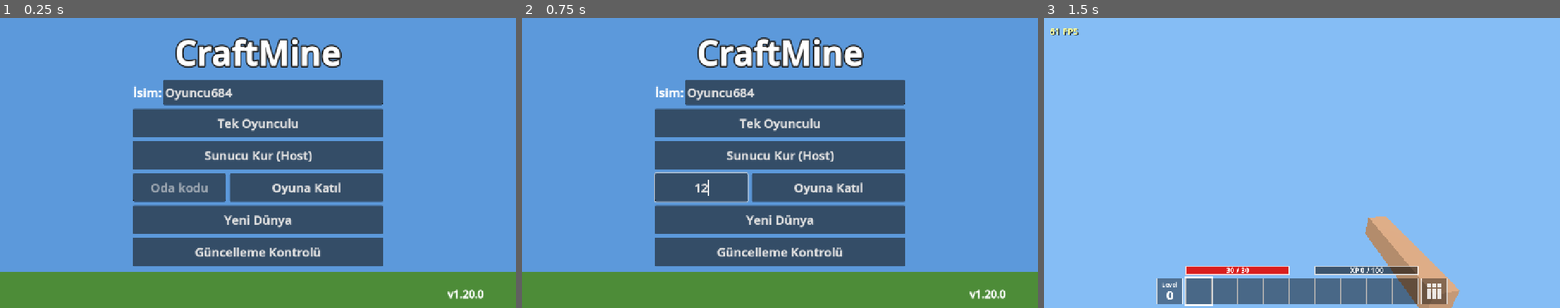
Above: before the commit, frames 1-3 (left to right).
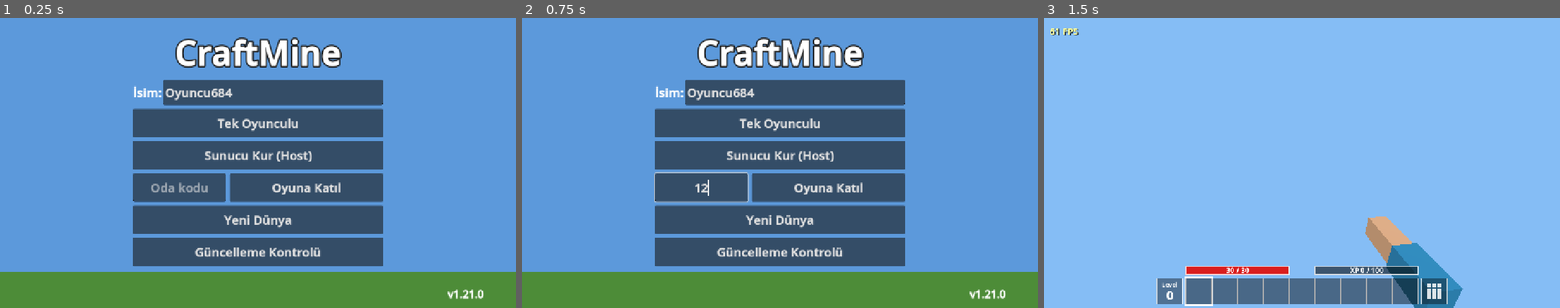
Above: after the commit, the same moments.

Repository: ozguryilmazz/CraftMine
Game: Godot game, scene res://scenes/main_menu.tscn
The game is run twice, just before and just after one commit, with the same random seed, the same clock (stepped at 60 frames per second) and the same inputs.
Inputs (mouse positions are in pixels of both pictures, inside the frame that each line leads up to):
- Up to frame 1 (0.25 s): no input
- Up to frame 2 (0.75 s): click (702, 186) at 0.52 s; type "12" at 0.6 s
- Up to frame 3 (1.5 s): click "Tek Oyunculu" at 1.25 s

The runs differ from the first frame. In frame 1, less than 0.1% of the frame differs, in the area x 90-92%, y 93-97%; in frame 2, less than 0.1%; in frame 3, 2.0%, in the area x 66-82%, y 77-100%.

Commit message:
Kol vuruş hareketi, tişört kolu, mobların suya kaçmaması, yeni eşya simgeleri (v1.21.0)
Co-Authored-By: Claude Fable 5.2 <noreply@anthropic.com>

Diff:
--- a/project.godot
+++ b/project.godot
@@ -7,7 +7,7 @@
 [application]
 
 config/name="CraftMine"
-config/version="1.20.0"
+config/version="1.21.0"
 run/main_scene="res://scenes/main_menu.tscn"
 config/features=PackedStringArray("4.5", "GL Compatibility")
 boot_splash/bg_color=Color(0.12, 0.16, 0.22, 1)
--- a/scripts/mobs/mob.gd
+++ b/scripts/mobs/mob.gd
@@ -42,6 +42,8 @@
 var _state_time := 1.0
 var _dir := Vector3.ZERO
 var _flee_from := Vector3.ZERO
+var _flee_pick := 0.0
+var _flee_side := 1.0
 var _phase := 0.0
 
 
@@ -309,6 +311,7 @@
 		_state = "flee"
 		_state_time = FLEE_TIME
 		_flee_from = from
+		_flee_pick = 0.0
 	else:
 		aggro = true
 
@@ -417,8 +420,22 @@
 				_state = "idle"
 				_state_time = randf_range(1.0, 3.0)
 				return Vector3.ZERO
-			var away := Vector3(position.x - _flee_from.x, 0, position.z - _flee_from.z)
-			_dir = away.normalized() if away.length() > 0.01 else Vector3(1, 0, 0)
+			# Kaçış yönü kısa aralıklarla seçilir: önce tam ters yön, su varsa sağa sola sapılır;
+			# hiçbir yön kuru değilse (son çare) suya girilir.
+			_flee_pick -= delta
+			if _flee_pick <= 0.0:
+				_flee_pick = 0.3
+				var src := player.position if player != null else _flee_from
+				var away := Vector3(position.x - src.x, 0, position.z - src.z)
+				away = away.normalized() if away.length() > 0.01 else Vector3(1, 0, 0)
+				_dir = away
+				for deg: float in [0.0, 35.0, -35.0, 70.0, -70.0, 105.0, -105.0]:
+					var cand := away.rotated(Vector3.UP, deg_to_rad(deg) * _flee_side)
+					if not _water_toward(cand):
+						_dir = cand
+						if deg != 0.0:
+							_flee_side = signf(deg) * _flee_side   # seçilen tarafta kal, sağa sola titreme
+						break
 			return _dir * speed * 2.2
 		"walk":
 			if _state_time <= 0.0 or not _safe_ahead():
@@ -432,6 +449,23 @@
 		_state = "walk"
 		_state_time = randf_range(1.5, 4.5)
 	return Vector3.ZERO
+
+
+## Bu yönde 1-4 blok ileride su var mı? (Mob zaten sudaysa yön fark etmez.)
+func _water_toward(d: Vector3) -> bool:
+	var y := floori(position.y + 0.1)
+	if world.get_block(floori(position.x), y, floori(position.z)) == Blocks.WATER:
+		return false
+	for dist: float in [1.0, 2.2, 3.4]:
+		var ax := floori(position.x + d.x * dist)
+		var az := floori(position.z + d.z * dist)
+		for dy in range(1, -5, -1):
+			var b := world.get_block(ax, y + dy, az)
+			if b == Blocks.WATER:
+				return true
+			if b != Blocks.AIR:
+				break
+	return false
 
 
 ## Gezinirken önünde su ya da uçurum var mı?
--- a/scripts/player.gd
+++ b/scripts/player.gd
@@ -35,8 +35,10 @@
 
 ## Kırma sırasında oyun tarafından her karede ayarlanır.
 var swinging := false
-var _swing_timer := 0.0
-var _swing_phase := 0.0
+var _swing_t := 0.0          # vuruşun ilerlemesi: 0 (yok) .. 1 (bitti)
+const SWING_TIME := 0.3
+const ARM_POS := Vector3(0.5, -0.5, -0.7)
+const HAND_POS := Vector3(0.52, -0.62, -0.8)
 var _arm: Node3D
 var _hand: Node3D           # elde tutulan eşyanın bilek ekseni
 var _held_vis: MeshInstance3D
@@ -74,6 +76,17 @@
 	arm_mesh.mesh = box
 	arm_mesh.position = Vector3(0, 0, -0.2)
 	_arm.add_child(arm_mesh)
+	# Tişört kolu: kolun omuza yakın yarısını saran, biraz daha kalın kutu (3. şahıs modelindeki tişörtle aynı renk)
+	var sleeve_mesh := MeshInstance3D.new()
+	var sbox := BoxMesh.new()
+	sbox.size = Vector3(0.128, 0.128, 0.22)
+	var cloth: StandardMaterial3D = skin.duplicate()
+	cloth.albedo_color = PlayerModel.SHIRT
+	cloth.render_priority = 2
+	sbox.material = cloth
+	sleeve_mesh.mesh = sbox
+	sleeve_mesh.position = Vector3(0, 0, -0.09)
+	_arm.add_child(sleeve_mesh)
 	_hand = Node3D.new()
 	_hand.position = Vector3(0.52, -0.62, -0.8)
 	camera.add_child(_hand)
@@ -81,7 +94,7 @@
 
 ## Tek seferlik kol sallama (blok yerleştirme).
 func swing_once() -> void:
-	_swing_timer = 0.25
+	_swing_t = 0.001   # her vuruş hareketi baştan başlatır
 
 
 ## Elde tutulan eşyanın görselini günceller (0: boş el).
@@ -151,14 +164,24 @@
 		_simulate(delta)
 		position = _pos
 	_update_camera()
-	var active := swinging or _swing_timer > 0.0
-	_swing_timer -= delta
-	_swing_phase = _swing_phase + delta * 13.0 if active else 0.0
-	var swing := absf(sin(_swing_phase)) if active else 0.0
-	_arm.rotation = Vector3(0.35 - swing * 0.7, 0.2, 0.0)
+	# Vuruş: kol hızla öne-aşağı ve ekranın ortasına doğru savrulur, sonra yavaşça yerine döner.
+	# s1 hareketin başında tepe yapar (hızlı iniş), s2 ortasında (yumuşak dönüş).
+	if _swing_t > 0.0:
+		_swing_t += delta / SWING_TIME
+		if _swing_t >= 1.0:
+			_swing_t = 0.001 if swinging else 0.0   # basılı tutulurken (kırma) art arda vurur
+	elif swinging:
+		_swing_t = 0.001
+	var s1 := sin(sqrt(_swing_t) * PI)
+	var s2 := sin(_swing_t * PI)
+	var off := Vector3(-0.34 * s1, 0.1 * sin(sqrt(_swing_t) * TAU) + 0.06 * s1, -0.22 * s2)
+	_arm.position = ARM_POS + off
+	_arm.rotation = Vector3(0.35 - s1 * 0.6, 0.2 + s1 * 0.75, s2 * 0.35)
 	_arm.visible = not third_person and _held_id <= 0   # eşya tutarken yalnızca eşya görünür
-	_hand.rotation = Vector3(-swing * 0.85, swing * 0.25, swing * 0.2)   # bilekten öne doğru vuruş
+	_hand.position = HAND_POS + off
+	_hand.rotation = Vector3(-s1 * 0.95, s1 * 0.6, s2 * 0.3)
 	_hand.visible = not third_person
+	var swing := s1
 	model.rotation.y = yaw
 	model.animate(delta, Vector2(vel.x, vel.z).length(), pitch, swing * 1.3)
 
--- a/scripts/player_model.gd
+++ b/scripts/player_model.gd
@@ -18,13 +18,19 @@
 var last_update := 0.0
 
 
-func _init(shirt := Color(0.2, 0.55, 0.75)) -> void:
+const SHIRT := Color(0.2, 0.55, 0.75)
+
+
+func _init(shirt := SHIRT) -> void:
 	var skin := Color(0.87, 0.68, 0.53)
 	var pants := Color(0.2, 0.22, 0.5)
 	_leg_l = _limb(Vector3(-0.13, 0.75, 0), Vector3(0.24, 0.75, 0.24), pants)
 	_leg_r = _limb(Vector3(0.13, 0.75, 0), Vector3(0.24, 0.75, 0.24), pants)
 	_arm_l = _limb(Vector3(-0.38, 1.45, 0), Vector3(0.22, 0.7, 0.22), skin)
 	_arm_r = _limb(Vector3(0.38, 1.45, 0), Vector3(0.22, 0.7, 0.22), skin)
+	# Tişört kolları: kolların üst kısmını saran, biraz daha kalın kutular
+	for arm: Node3D in [_arm_l, _arm_r]:
+		_box(arm, Vector3(0, -0.14, 0), Vector3(0.25, 0.3, 0.25), shirt)
 	_box(self, Vector3(0, 1.1, 0), Vector3(0.52, 0.7, 0.26), shirt)
 	_head = Node3D.new()
 	_head.position = Vector3(0, 1.45, 0)
--- a/scripts/world/atlas.gd
+++ b/scripts/world/atlas.gd
@@ -405,17 +405,36 @@
 			for px in ITEM_TILE:
 				var c := _item_pixel(icon, px + 0.5, py + 0.5)
 				if c.a > 0.0:
-					c = _v(c, rng.randf(), 0.045)
+					c = _v(c, rng.randf(), 0.02)
 				tile.set_pixel(px, py, c)
 		var ox := (icon % ITEM_COLS) * ITEM_TILE
 		var oy := (icon >> 3) * ITEM_TILE
 		for py in ITEM_TILE:
 			for px in ITEM_TILE:
 				var c := tile.get_pixel(px, py)
-				if c.a > 0.0 and _edge(tile, px, py):
-					c = c.darkened(0.55)
+				if c.a > 0.0:
+					# Kabartma: ışığa (sol üst) bakan iç kenar açılır, karşı kenar koyulaşır.
+					if _empty(tile, px - 1, py) or _empty(tile, px, py - 1):
+						c = c.lightened(0.24)
+					elif _empty(tile, px + 1, py) or _empty(tile, px, py + 1):
+						c = c.darkened(0.3)
+				else:
+					# Dış çizgi: şeklin dışına, komşu rengin çok koyu tonuyla çizilir (şekil küçülmez).
+					c = _outline(tile, px, py)
 				img.set_pixel(ox + px, oy + py, c)
 	return img
+
+
+static func _empty(t: Image, x: int, y: int) -> bool:
+	return x < 0 or y < 0 or x >= ITEM_TILE or y >= ITEM_TILE or t.get_pixel(x, y).a == 0.0
+
+
+static func _outline(t: Image, x: int, y: int) -> Color:
+	for d: Vector2i in [Vector2i(1, 0), Vector2i(-1, 0), Vector2i(0, 1), Vector2i(0, -1)]:
+		if not _empty(t, x + d.x, y + d.y):
+			var c := t.get_pixel(x + d.x, y + d.y)
+			return Color(c.r * 0.22, c.g * 0.2, c.b * 0.24, 1.0)
+	return Color(0, 0, 0, 0)
 
 
 ## Piksel şeklin kenarında mı? (dış çizgi için)
@@ -444,8 +463,10 @@
 				inside = absf(dx) < 10.5 and not (absf(dx) < 5.5 and fy > 19.0)
 			if not inside:
 				return none
-			if absf(dx) < 1.3 and fy < 19.0:
-				return _lit(iron, 0.9)
+			if absf(dx) < 1.3 and fy < 22.0:
+				return _lit(iron, 0.9)                # tepe sırtı ve burunluk
+			if fy >= 15.5 and fy < 17.5:
+				return gold if int(absf(dx)) % 4 == 2 else _lit(iron.darkened(0.35), light)   # perçinli alın bandı
 			return _lit(iron, light * 1.2)
 		Items.CHESTPLATE:
 			if Vector2(dx, fy - 6.0).length() < 4.5:
@@ -453,10 +474,16 @@
 			if (fy >= 6.0 and fy < 13.0 and absf(dx) < 12.5) or (fy >= 13.0 and fy < 27.0 and absf(dx) < 7.5):
 				if fy >= 13.0 and int(fy) % 5 == 0:
 					return _lit(iron, -0.5)
+				if fy < 8.0 or (fy >= 13.0 and absf(dx) > 6.0):
+					return _lit(gold, light)          # omuz ve yan şeritler
+				if Vector2(dx, fy - 17.0).length() < 2.2:
+					return _lit(gold, 0.5)            # göğüs arması
 				return _lit(iron, light * 1.3)
 			return none
 		Items.LEGGINGS:
 			if fy >= 4.0 and fy < 10.0 and absf(dx) < 8.5:
+				if fy < 6.5:
+					return _lit(Color(0.4, 0.27, 0.15), light) if absf(dx) > 1.8 else gold   # kemer ve tokası
 				return _lit(iron, light + 0.2)
 			if fy >= 10.0 and fy < 23.0 and absf(dx) > 1.5 and absf(dx) < 8.5:
 				return _lit(iron, light)
@@ -516,7 +543,13 @@
 			var rr := Vector2(dx, fy - 20.0).length()
 			if rr < 8.6:
 				if rr < 6.9 and fy > 16.5:
-					return _lit(liquid, light * 1.4 + (0.5 if Vector2(dx + 2.5, fy - 18.5).length() < 1.6 else 0.0))
+					if Vector2(dx - 2.0, fy - 22.5).length() < 1.1 or Vector2(dx + 1.0, fy - 24.5).length() < 0.8:
+						return liquid.lightened(0.55)   # kabarcık
+					if fy < 18.0:
+						return liquid.lightened(0.3)    # sıvının yüzeyi
+					return _lit(liquid, light * 1.4)
+				if Vector2(dx + 4.5, fy - 16.0).length() < 1.6:
+					return Color(1, 1, 1)               # camda parlama
 				return _lit(glass, light)
 			return none
 		Items.TOTEM:
@@ -546,8 +579,19 @@
 
 ## l: -1 (gölge) .. +1 (ışık)
 static func _lit(c: Color, l: float) -> Color:
-	l = clampf(l, -1.0, 1.0)
-	return c.lightened(0.32 * l) if l > 0.0 else c.darkened(-0.38 * l)
+	# Işık basamaklara yuvarlanır: yumuşak geçiş yerine piksel sanatı gibi net tonlar.
+	l = roundf(clampf(l, -1.0, 1.0) * 2.0) / 2.0
+	return c.lightened(0.34 * l) if l > 0.0 else c.darkened(-0.4 * l)
+
+
+## Ahşap sap: damarlı, ucu koyu.
+static func _handle(u: float, v: float, hw: float, u0: float) -> Color:
+	var wood := Color(0.58, 0.4, 0.2)
+	if u < u0 + 1.6:
+		wood = Color(0.36, 0.24, 0.12)
+	elif int(u * 0.5 + v * 0.3) % 4 == 0:
+		wood = Color(0.47, 0.31, 0.15)
+	return _lit(wood, v / hw)
 
 
 static func _item_pixel(icon: int, fx: float, fy: float) -> Color:
@@ -561,21 +605,36 @@
 	if icon >= RPG_ICON_BASE and icon < RPG_ICON_BASE + 6:
 		# Kılıç: ahşap kabza, koyu siperlik, kademeye göre renkli ve ucu sivrilen namlu
 		var blade: Color = TIER_COLORS[icon - RPG_ICON_BASE]
-		if u > 1.0 and u <= 7.5 and absf(v) < 1.8:
-			return _lit(wood, v / 1.8)
-		if u > 7.5 and u <= 10.0 and absf(v) < 5.6:
-			return _lit(blade.darkened(0.45), v / 5.6)
-		if u > 10.0 and u < 31.0:
-			var hw := 2.9 * minf(1.0, (31.0 - u) / 4.5)
+		var metal := Color(0.36, 0.34, 0.4) if icon - RPG_ICON_BASE != 3 else Color(0.5, 0.4, 0.14)
+		# Topuz
+		if Vector2(u - 2.2, v).length() < 2.4:
+			return _lit(metal, v / 2.4 + 0.2)
+		# Sargılı kabza
+		if u > 3.5 and u <= 8.5 and absf(v) < 1.7:
+			return _lit(Color(0.3, 0.2, 0.12) if int(u) % 2 == 0 else Color(0.5, 0.34, 0.18), v / 1.7)
+		# Siperlik: uçları yuvarlak, ortasında taş
+		if u > 8.5 and u <= 11.2 and absf(v) < 6.2:
+			if Vector2(u - 9.85, v).length() < 1.3:
+				return blade.lightened(0.45)
+			if absf(v) > 4.6 and Vector2(u - 9.85, absf(v) - 4.6).length() > 1.5:
+				return none
+			return _lit(metal, v / 6.2)
+		# Namlu: ortada oluk, bir yüzü aydınlık bir yüzü gölgeli, ucu sivri
+		if u > 11.2 and u < 31.5:
+			var hw := 3.3 * minf(1.0, (31.5 - u) / 5.0)
 			if absf(v) < hw:
-				return _lit(blade, 0.9 if absf(v) < 0.7 else v / hw * 0.8)
+				if absf(v) < 0.6 and u < 26.0:
+					return blade.darkened(0.3)
+				return _lit(blade, 0.8 if v > 0.0 else -0.5)
 		return none
 	if icon >= RPG_ICON_BASE:
 		return _rpg_pixel(Items.SWORD_WOOD + icon - RPG_ICON_BASE, fx, fy, u, v)
 	match icon:
 		0:   # çubuk
-			if u > 1.5 and u < 30.0 and absf(v) < 1.9:
-				return _lit(wood, v / 1.9)
+			if u > 1.5 and u < 30.0 and absf(v) < 2.0:
+				if Vector2(u - 12.0, v - 0.4).length() < 1.1 or Vector2(u - 22.0, v + 0.5).length() < 1.0:
+					return Color(0.34, 0.22, 0.1)   # budak
+				return _handle(u, v, 2.0, 1.5)
 			return none
 		1:   # kömür: üç topaktan oluşan parlak yüzeyli parça
 			var inside := Vector2(fx - 13.0, fy - 18.0).length() < 7.0 \
@@ -585,15 +644,21 @@
 				return none
 			var light := (-(fx - 16.0) - (fy - 17.0)) / 12.0
 			if (int(fx / 3.0) + int(fy / 3.0)) % 3 == 0:
-				light += 0.5
-			return _lit(Color(0.17, 0.17, 0.19), light * 1.3)
+				light += 0.6
+			if Vector2(fx - 12.0, fy - 15.0).length() < 1.3 or Vector2(fx - 19.0, fy - 11.5).length() < 1.1:
+				return Color(0.62, 0.64, 0.7)        # parlak yüzey
+			return _lit(Color(0.16, 0.16, 0.19), light * 1.3)
 		2, 3:   # külçe: üst, ön ve yan yüzü görünen çubuk
 			var c: Color = TIER_COLORS[icon]
 			if fy >= 11.0 and fy < 17.0:
 				var s := 17.0 - fy
 				if fx >= 5.0 + s and fx < 21.0 + s:
+					if fy >= 13.0 and fy < 15.0 and fx >= 10.0 + s and fx < 16.0 + s:
+						return c.lightened(0.7)      # üst yüzde parlama
 					return c.lightened(0.35)
 			if fy >= 17.0 and fy < 23.0 and fx >= 5.0 and fx < 21.0:
+				if fy >= 19.0 and fy < 21.0 and fx >= 8.0 and fx < 18.0:
+					return c.darkened(0.16)          # ön yüzde damga oluğu
 				return c
 			if fx >= 21.0 and fx < 27.0:
 				var k := fx - 21.0
@@ -613,6 +678,8 @@
 					if ax < hw * 0.35:
 						l += 0.35
 					return _lit(c, l)
+			if Vector2(fx - 11.5, fy - 10.0).length() < 1.2:
+				return Color(1, 1, 1)                # ışıltı
 			return none
 	if icon < 8 or icon >= 23:
 		return none
@@ -624,16 +691,26 @@
 		0:   # kazma: sapın ucunda yay biçiminde baş
 			var rr := sqrt(u * u + v * v)
 			var t := absf(atan2(v, u)) / 0.62
-			if t < 1.0 and absf(rr - 24.0) < 2.4 * (1.0 - t * t * 0.55):
+			if t < 1.0 and absf(rr - 24.0) < 2.7 * (1.0 - t * t * 0.55):
+				if absf(rr - 24.6) < 0.5 and t < 0.75:
+					return head.lightened(0.5)       # sırt boyunca parlak çizgi
 				return _lit(head, (rr - 24.0) / 2.0)
 		1:   # balta: sapın bir yanında kavisli ağız
-			if u > 13.5 and u < 25.0 and v > -1.8 and v < 9.5 - (u - 19.2) * (u - 19.2) * 0.13:
-				return _lit(head, (v - 3.5) / 5.0)
+			var top := 9.5 - (u - 19.2) * (u - 19.2) * 0.13
+			if u > 13.5 and u < 25.0 and v > -1.8 and v < top:
+				if v > top - 1.6:
+					return head.lightened(0.55)      # bilenmiş ağız
+				return _lit(head, (v - 3.0) / 5.0 - 0.2)
 		2:   # kürek: sapın ucunda oval ağız
 			var e := pow((u - 24.5) / 5.5, 2.0) + pow(v / 4.2, 2.0)
 			if e < 1.0:
+				if absf(v) < 0.5 and u < 27.0:
+					return head.darkened(0.25)       # orta oluk
 				return _lit(head, v / 3.5)
 	var handle_len := 22.0 if type != 2 else 20.5
-	if u > 0.5 and u < handle_len and absf(v) < 1.7:
-		return _lit(wood, v / 1.7)
+	if u > 0.5 and u < handle_len and absf(v) < 1.8:
+		# Başın sapa bağlandığı yerde koyu sargı
+		if u > handle_len - 5.0 and u < handle_len - 2.0 and int(u) % 2 == 0:
+			return _lit(Color(0.3, 0.26, 0.2), v / 1.8)
+		return _handle(u, v, 1.8, 0.5)
 	return none
--- a/tests/shot.gd
+++ b/tests/shot.gd
@@ -110,6 +110,52 @@
 		print("emitters left=", left)
 		get_tree().quit()
 		return
+	if "--arm" in OS.get_cmdline_user_args():
+		game.sky_time_override = 0.25
+		var ap: Player = game.player
+		game.inv.clear()
+		await get_tree().create_timer(0.3).timeout
+		await _shot("a1_arm_rest")
+		for step in 4:
+			ap.swing_once()
+			for fr in 2 + step * 4:
+				await get_tree().process_frame
+			await _shot("a2_arm_swing_%d" % step)
+			await get_tree().create_timer(0.4).timeout
+		game.inv.set_slot(0, Items.SWORD_IRON, 1)
+		game.select_slot(0)
+		await get_tree().create_timer(0.3).timeout
+		ap.swing_once()
+		for fr in 5:
+			await get_tree().process_frame
+		await _shot("a3_sword_swing")
+		ap.toggle_view()
+		await get_tree().create_timer(0.4).timeout
+		await _shot("a4_third")
+		ap.toggle_view()
+		# Kaçış sınaması: düz zemin, mobun arkasında (oyuncunun karşı tarafında) su şeridi
+		var fy: int = 40
+		for fx in range(-8, 9):
+			for fz in range(-8, 9):
+				game.world.set_block(Vector3i(fx, fy, fz), Blocks.STONE)
+				for up in range(1, 6):
+					game.world.set_block(Vector3i(fx, fy + up, fz), Blocks.AIR)
+		for fx in range(-8, 9):
+			for fz in range(-6, -3):
+				game.world.set_block(Vector3i(fx, fy, fz), Blocks.WATER)
+		ap.teleport(Vector3(0.5, fy + 1.0, 4.5))
+		await get_tree().create_timer(1.5).timeout
+		var pig: Mob = game.spawn_mob("pig", Vector3(0.5, fy + 1.0, -1.5))
+		await get_tree().create_timer(0.5).timeout
+		pig.provoke(ap.position)
+		var wet := 0
+		for tick in 30:
+			await get_tree().create_timer(0.1).timeout
+			if game.world.get_block(floori(pig.position.x), fy, floori(pig.position.z)) == Blocks.WATER and pig.position.y < fy + 0.9:
+				wet += 1
+		print("flee: pig pos=", pig.position, " wet ticks=", wet, "/30")
+		get_tree().quit()
+		return
 	if "--gfx" in OS.get_cmdline_user_args():
 		for q in [0, 2, 1]:
 			Session.set_quality(q)
--- a/version.json
+++ b/version.json
@@ -1,4 +1,4 @@
 {
-  "version": "1.20.0",
-  "version_code": 25
+  "version": "1.21.0",
+  "version_code": 26
 }
Not shown, changed: export_presets.cfg
Not shown, changed: CLAUDE.md
